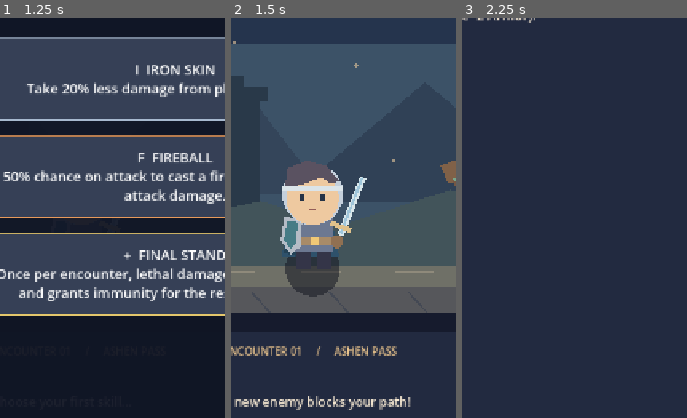
Above: before the commit, frames 1-3 (left to right).
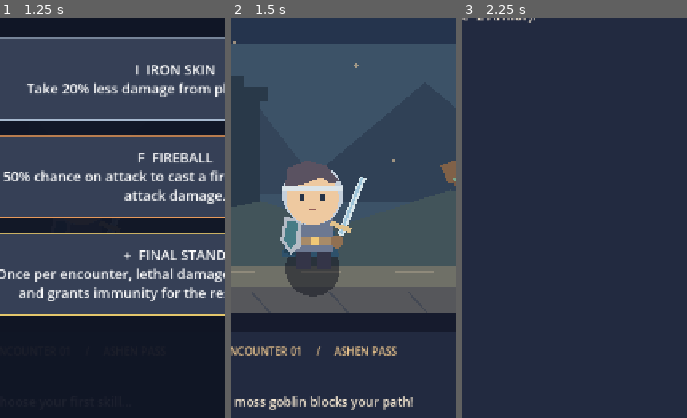
Above: after the commit, the same moments.

Repository: lymmers/Vidja-game
Game: Godot game, scene res://scenes/battle_screen.tscn
Same seed, same stepped clock (60 frames per second), same inputs: the game is played once before the commit and once after it.
Inputs:
- Up to frame 1 (1.25 s): click "COMBAT LOG" at 0.5 s
- Up to frame 2 (1.5 s): click "I IRON SKIN Take 20% less dam…" at 1.25 s
- Up to frame 3 (2.25 s): click "COMBAT LOG" at 2 s
The pictures show only the part of the screen within x 11-61%, y 28-78%; the shares and areas given below are measured in that part.

Frame 1 is identical in both runs. In frame 2, 1.4% of the frame differs, in the area x 3-81%, y 94-98%; in frame 3, nothing differs.

Commit message:
refactor: complete dynamic actor combat and encounter UI

Diff:
--- a/scripts/combat/encounter_catalog.gd
+++ b/scripts/combat/encounter_catalog.gd
@@ -6,10 +6,12 @@
 const ENCOUNTERS: Dictionary = {
 	1: {
 		"name": "MOSS GOBLIN", "hp": 72, "visual": "goblin", "area": "ASHEN PASS",
+        "intro": "A moss goblin blocks your path!",
 		"attack_min": 9, "attack_max": 13, "armor": 2, "crit_chance": 0.14,
 	},
 	2: {
 		"name": "BONE ALCHEMIST", "hp": 75, "visual": "skeleton", "area": "BONE LABORATORY",
+        "intro": "A skeleton alchemist uncorks a fire potion!",
 		"attack_min": 10, "attack_max": 14, "armor": 1, "crit_chance": 0.12,
 		"special_action": {
 			"every": 3, "kind": "potion", "damage_type": "magic", "can_crit": false,
